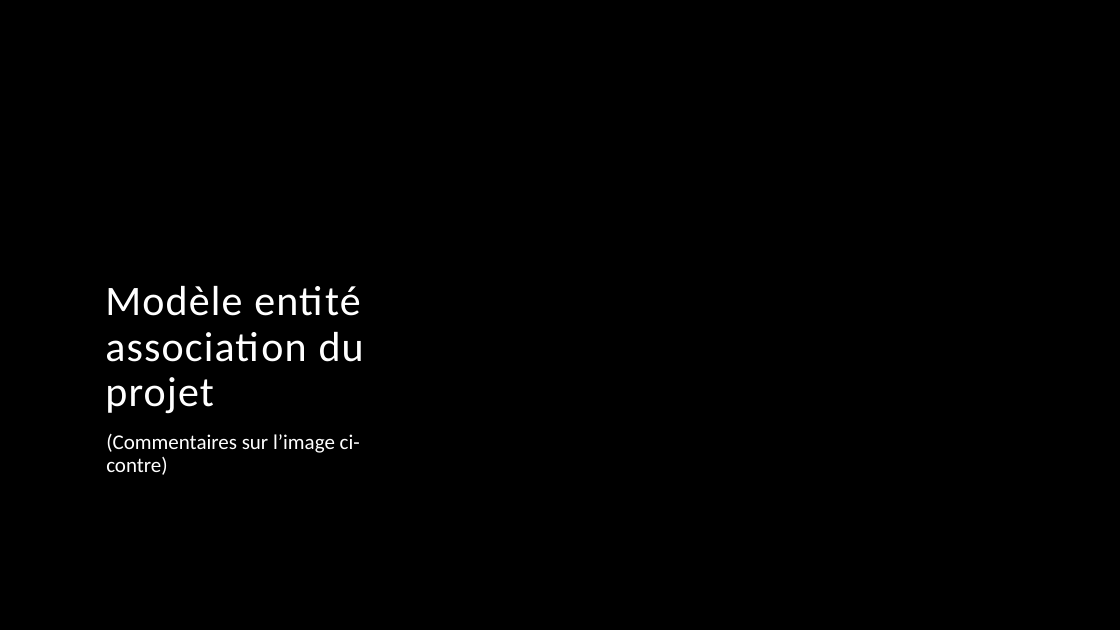
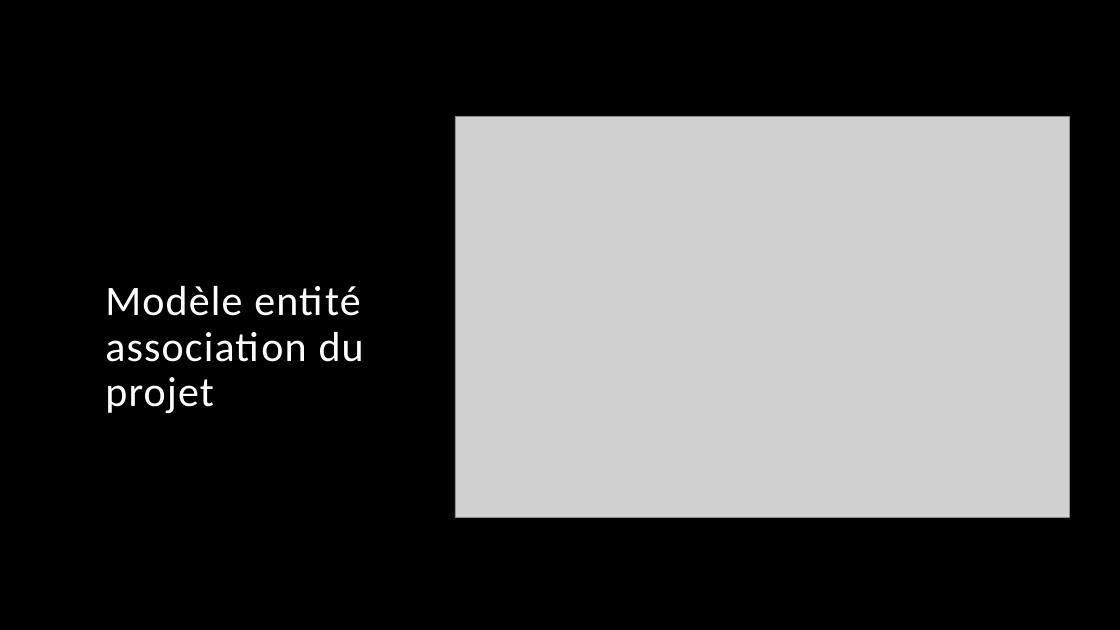
Before and after one commit to Kzenn/ECEbay, a slide deck: slide 3 of Projet Web dynamique.pptx. Drawn at 1120x630 pixels with LibreOffice and Linux fonts; fonts in the diff are those of the drawing; grey boxes stand for pictures; background and template pictures are left out. Boxes give left, top, right and bottom in pixels: in the first picture for what was removed or moved away, otherwise in the second. Text is boxed around its words. In the diff, an @@ line names an element or a change of style, - is before the commit and + after.

```diff
--- a/Projet Web dynamique.pptx
+++ b/Projet Web dynamique.pptx
@@ picture added at (x1=455, y1=117, x2=1069, y2=518) @@
@@ text removed at (x1=106, y1=434, x2=360, y2=475) @@
-(Commentaires sur l’image ci-contre)
```
Also in this commit, not shown: 4 other slides changed, 3 slides added, 2 slides removed.
